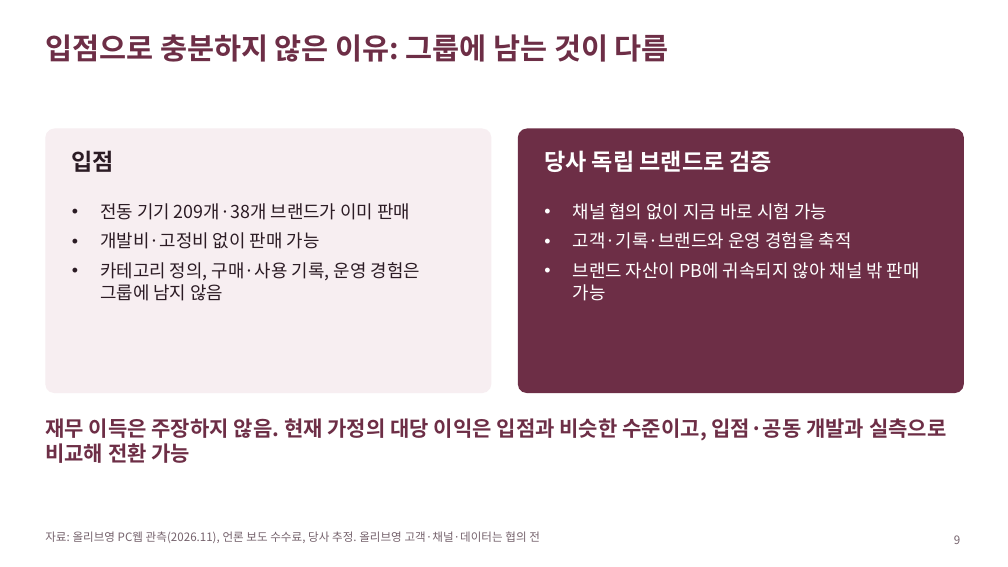
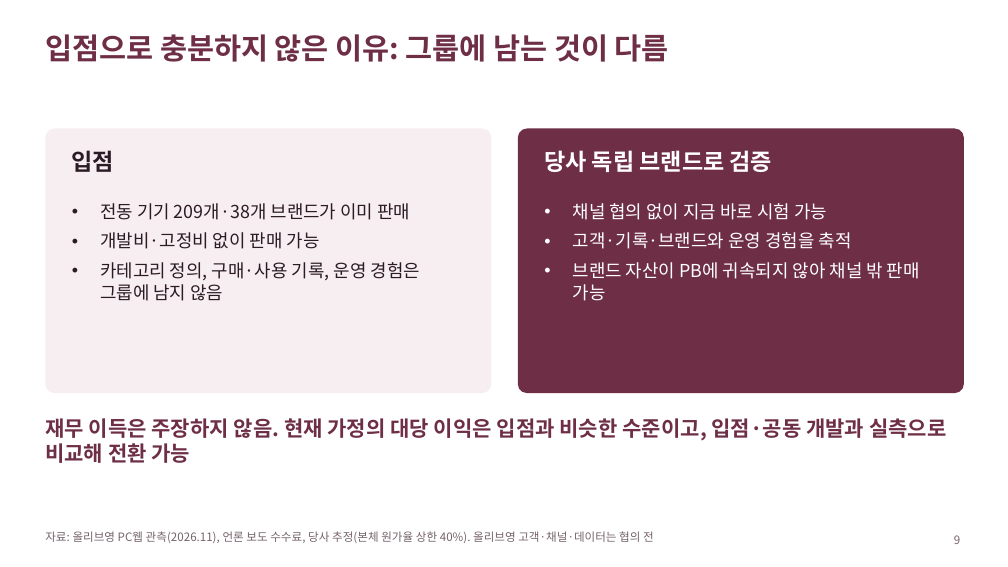
Before and after one commit to stwpst10-collab/teoo, a slide deck: slide 9 of 80-산출물/해커톤/그날의 류 해커톤 발표 초안 2026-11-09.pptx. Drawn at 1008x567 pixels with LibreOffice and Linux fonts; fonts in the diff are those of the drawing. Boxes give left, top, right and bottom in pixels: in the first picture for what was removed or moved away, otherwise in the second. Text is boxed around its words. In the diff, an @@ line names an element or a change of style, - is before the commit and + after.

```diff
--- a/80-산출물/해커톤/그날의 류 해커톤 발표 초안 2026-11-09.pptx
+++ b/80-산출물/해커톤/그날의 류 해커톤 발표 초안 2026-11-09.pptx
@@ text at [45, 531, 654, 543]: text changed @@
-자료: 올리브영 PC웹 관측(2026.11), 언론 보도 수수료, 당사 추정. 올리브영 고객·채널·데이터는 협의 전
+자료: 올리브영 PC웹 관측(2026.11), 언론 보도 수수료, 당사 추정(본체 원가율 상한 40%). 올리브영 고객·채널·데이터는 협의 전
```
Also in this commit, not shown: 3 other slides changed, 1 other file.
